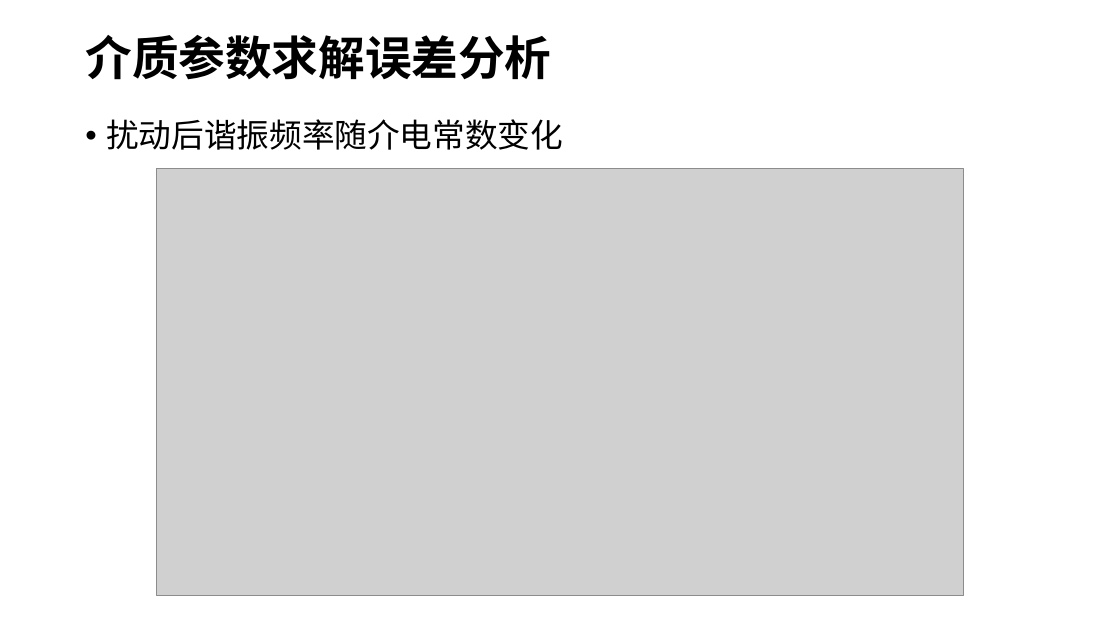
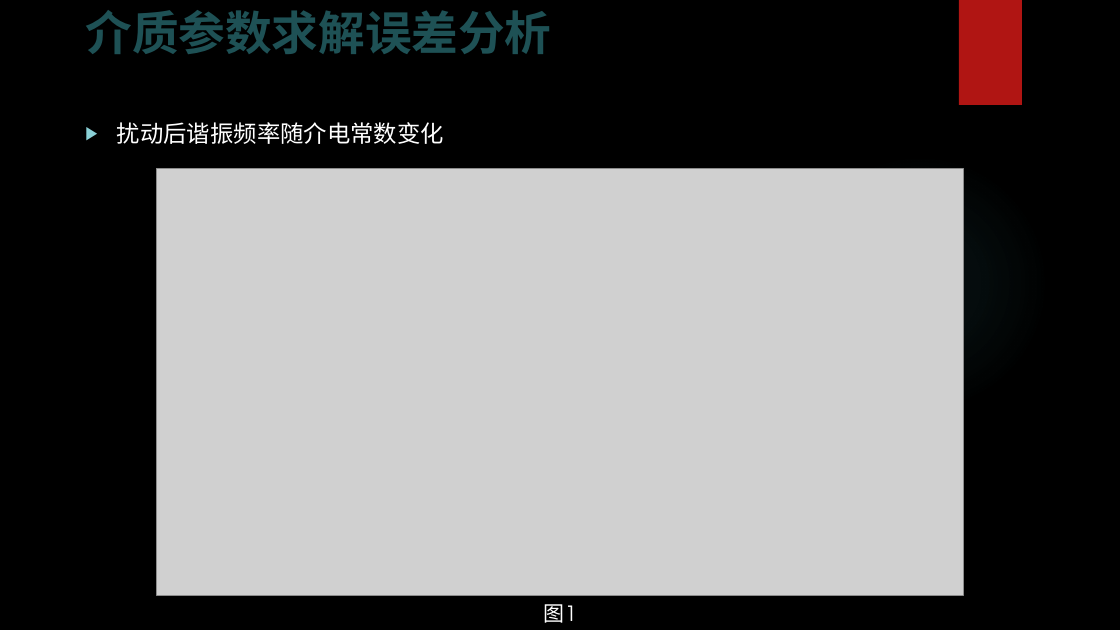
Before and after one commit to ddomax/presentation, a slide deck: slide 8 of 微波谐振腔.pptx. Drawn at 1120x630 pixels with LibreOffice and Linux fonts; fonts in the diff are those of the drawing; grey boxes stand for pictures; background and template pictures are left out. Boxes give left, top, right and bottom in pixels: in the first picture for what was removed or moved away, otherwise in the second. Text is boxed around its words. In the diff, an @@ line names an element or a change of style, - is before the commit and + after.

Commit message:
change the background

```diff
--- a/微波谐振腔.pptx
+++ b/微波谐振腔.pptx
@@ background #FFFFFF to picture (left out) @@
@@ title "介质参数求解误差分析" at [85,10,551,54]: text colour #000000 to #1E5155; line spacing 0.9 to 1; vertical alignment middle to top @@
@@ rectangle added at [959,0,1022,105], fill #B01513 @@
@@ text "扰动后谐振频率随介电常数变化" at [117,122,444,144]: size 28 to 20 pt, font Noto Sans CJK SC to TeX Gyre Adventor, text colour #000000 to #FFFFFF; bullet • to ▶; line spacing 0.9 to 1 @@
@@ ellipse added at [791,154,1049,413], fill gradient #50B9C1 @@
@@ text added at [544,604,577,623], 18 pt, text #FFFFFF @@
+图1
```
Also in this commit, not shown: 15 other slides changed, 1 slide added, 2 slides removed.
